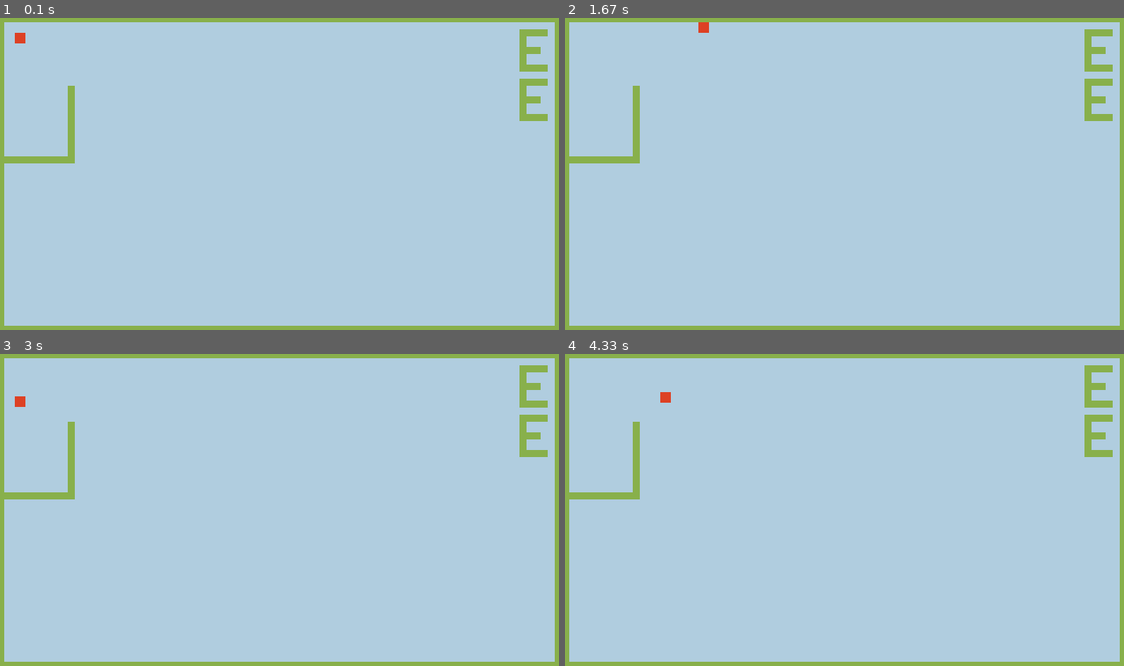
Above: before the commit, frames 1-4 (two rows, left to right).
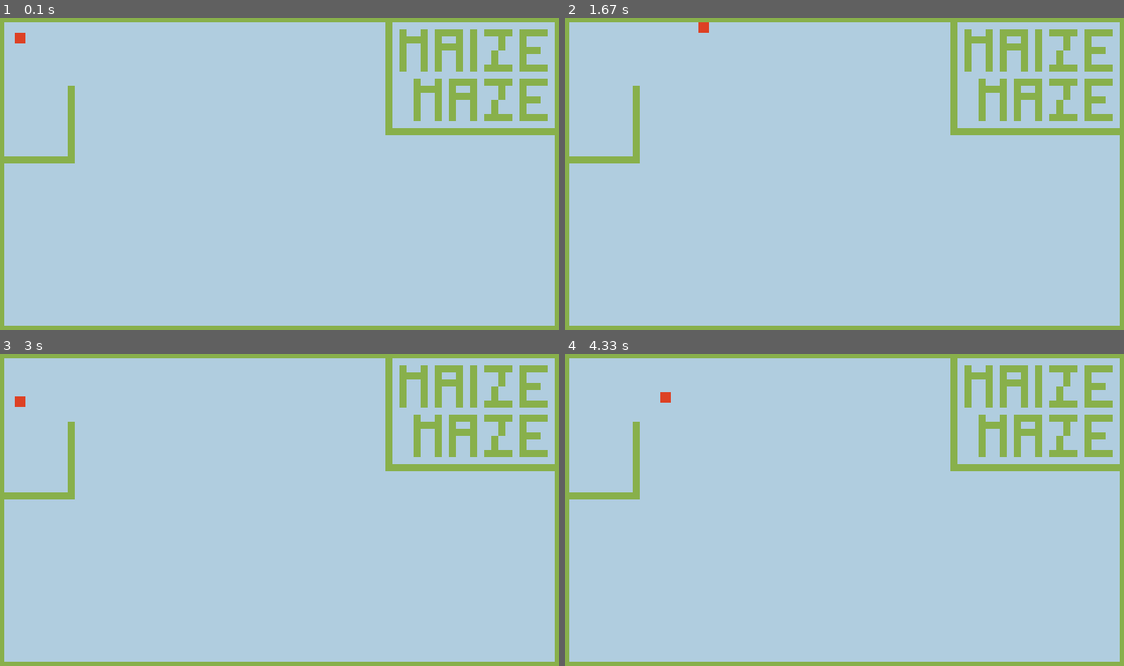
Above: after the commit, the same moments.

Repository: UCHMS19-20/final-project-wfelcone
Game: pygame game, started from src/game_here.py
The game is run twice, just before and just after one commit, with the same random seed, the same clock (stepped at 60 frames per second) and the same inputs.
Inputs:
- Up to frame 1 (0.1 s): no input
- Up to frame 2 (1.67 s): hold Right 0.33-0.8 s; hold Up 0.83-1.13 s; hold Right 1.17-1.63 s
- Up to frame 3 (3 s): hold Left 1.67-2.2 s; hold Down 2.23-2.53 s; hold Left 2.57-2.97 s
- Up to frame 4 (4.33 s): hold Up 3-3.37 s; hold Right 3.4-4.03 s; hold Down from 4.07 s (still down)

The runs differ from the first frame. In frame 1, 3.7% of the frame differs, in the area x 68-100%, y 1-38%; in frame 2, 3.7%; in frame 3, 3.7%; in frame 4, 3.7%.

Commit message:
made more walls

Diff:
--- a/src/game_here.py
+++ b/src/game_here.py
@@ -1,6 +1,8 @@
 import pygame
 import sys
 
+#pygame.font.init()
+#myfont = pygame.font.SysFont("monospace", 50)
 
 # -- Global constants
 
@@ -18,7 +20,7 @@
 
 screen = pygame.display.set_mode([SCREEN_WIDTH, SCREEN_HEIGHT])
 
-pygame.display.set_caption('Fortnite 2')
+pygame.display.set_caption('Maize Maze by Kojima Productions')
 
 clock = pygame.time.Clock()
 
@@ -159,6 +161,130 @@
 wall_list.add(wall)
 all_sprite_list.add(wall)
 
+#maiZe
+#maze
+
+wall = Wall(690, 20, 40, 10)
+wall_list.add(wall)
+all_sprite_list.add(wall)
+
+wall = Wall(690, 70, 40, 10)
+wall_list.add(wall)
+all_sprite_list.add(wall)
+
+wall = Wall(700, 50, 10, 20)
+wall_list.add(wall)
+all_sprite_list.add(wall)
+
+wall = Wall(710, 30, 10, 20)
+wall_list.add(wall)
+all_sprite_list.add(wall)
+
+#maize
+#maZe
+
+wall = Wall(690, 90, 40, 10)
+wall_list.add(wall)
+all_sprite_list.add(wall)
+
+wall = Wall(690, 140, 40, 10)
+wall_list.add(wall)
+all_sprite_list.add(wall)
+
+wall = Wall(700, 120, 10, 20)
+wall_list.add(wall)
+all_sprite_list.add(wall)
+
+wall = Wall(710, 100, 10, 20)
+wall_list.add(wall)
+all_sprite_list.add(wall)
+
+#maIze
+#maze
+
+wall = Wall(670, 20, 10, 60)
+wall_list.add(wall)
+all_sprite_list.add(wall)
+
+#mAize
+#maze
+
+wall = Wall(650, 20, 10, 60)
+wall_list.add(wall)
+all_sprite_list.add(wall)
+
+wall = Wall(620, 20, 10, 60)
+wall_list.add(wall)
+all_sprite_list.add(wall)
+
+wall = Wall(620, 20, 40, 10)
+wall_list.add(wall)
+all_sprite_list.add(wall)
+
+wall = Wall(620, 40, 40, 10)
+wall_list.add(wall)
+all_sprite_list.add(wall)
+
+#maize
+#mAze
+
+wall = Wall(670, 90, 10, 60)
+wall_list.add(wall)
+all_sprite_list.add(wall)
+
+wall = Wall(640, 90, 10, 60)
+wall_list.add(wall)
+all_sprite_list.add(wall)
+
+wall = Wall(640, 90, 40, 10)
+wall_list.add(wall)
+all_sprite_list.add(wall)
+
+wall = Wall(640, 110, 40, 10)
+wall_list.add(wall)
+all_sprite_list.add(wall)
+
+#Maize
+#maze
+
+wall = Wall(600, 20, 10, 60)
+wall_list.add(wall)
+all_sprite_list.add(wall)
+
+wall = Wall(570, 20, 10, 60)
+wall_list.add(wall)
+all_sprite_list.add(wall)
+
+wall = Wall(580, 30, 20, 10)
+wall_list.add(wall)
+all_sprite_list.add(wall)
+
+#maize
+#Maze
+
+wall = Wall(620, 90, 10, 60)
+wall_list.add(wall)
+all_sprite_list.add(wall)
+
+wall = Wall(590, 90, 10, 60)
+wall_list.add(wall)
+all_sprite_list.add(wall)
+
+wall = Wall(600, 100, 20, 10)
+wall_list.add(wall)
+all_sprite_list.add(wall)
+
+#---Text border walls---------------------------------
+
+wall = Wall(550, 10, 10, 160)
+wall_list.add(wall)
+all_sprite_list.add(wall)
+
+wall = Wall(550, 160, 240, 10)
+wall_list.add(wall)
+all_sprite_list.add(wall)
+
+#---Stuff---------------------------------------------
 
 player = Player(25, 25)
 player.walls = wall_list
@@ -197,8 +323,12 @@
     all_sprite_list.update()
 
 
+
     screen.fill(serenity)
 
+    #textsurface = myfont.render("FORTNITE 2", False, (classic_blue))
+    #screen.blit(textsurface, (350, 10))
+    #pygame.display.flip()
     all_sprite_list.draw(screen)
 
     pygame.display.flip()
